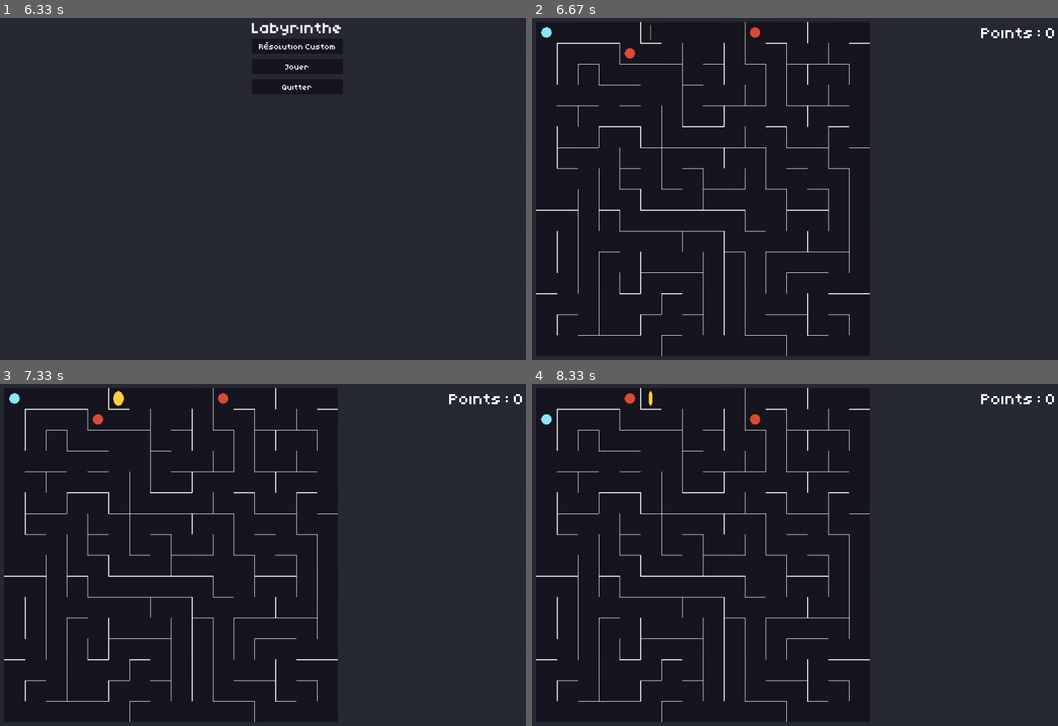
Above: before the commit, frames 1-4 (two rows, left to right).
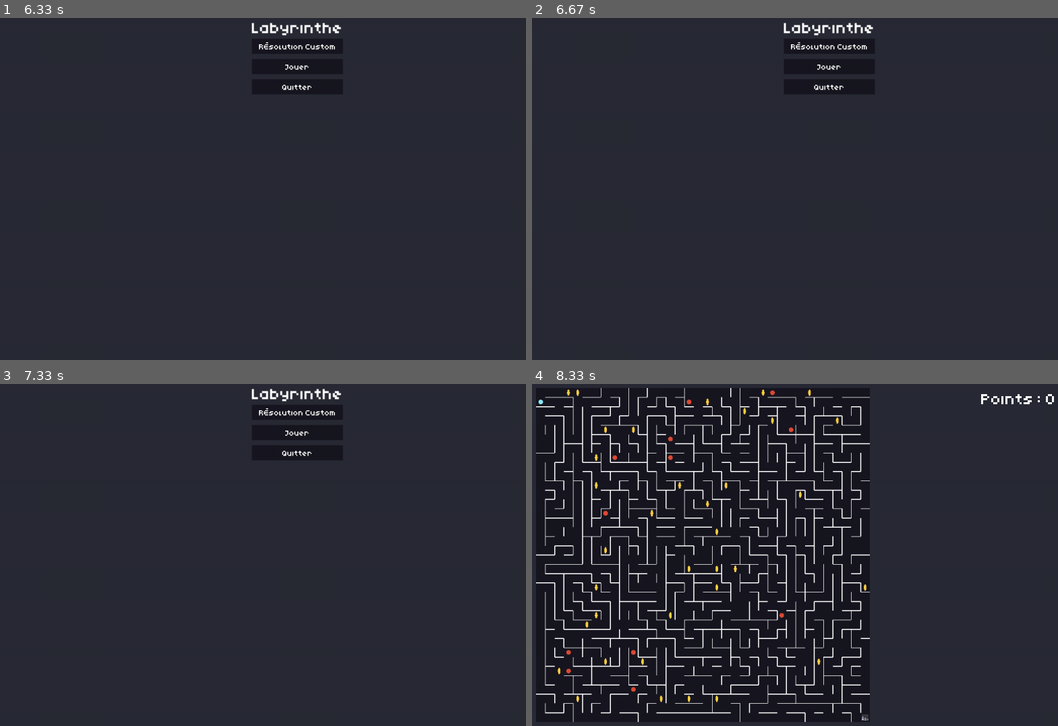
Above: after the commit, the same moments.

Repository: HerbeMalveillante/ProjetPeiP24
Game: pygame game, started from main.py
Two runs of this game, one before a commit and one after it. Both use one fixed random seed, a clock stepped at 60 frames per second and the inputs below.
Inputs (mouse positions are in pixels of both pictures, inside the frame that each line leads up to):
- Up to frame 1 (6.33 s): no input
- Up to frame 2 (6.67 s): click (842, 69) at 6.62 s
- Up to frame 3 (7.33 s): no input
- Up to frame 4 (8.33 s): hold Left 7.4-7.93 s; hold Down from 7.97 s (still down)

Frame 1 is identical in both runs. In frame 2, 3.5% of the frame differs, in the area x 0-100%, y 1-99%; in frame 3, 3.5%; in frame 4, 10%, in the area x 0-65%, y 1-99%.

Commit message:
bug résolution + boucle de jeux + escaliers

Diff:
--- a/character.py
+++ b/character.py
@@ -17,7 +17,13 @@
         self.has_changed = True
 
     def update(self):
-        pass
+
+        # check collisions with enemies
+
+        enemies = self.game.enemies
+        for enemy in enemies:
+            if self.pos == enemy.pos:
+                self.lose()
 
     def draw(self):
         # Draw a circle on a new surface and return it
--- a/constants.py
+++ b/constants.py
@@ -7,7 +7,8 @@
 
 BG_COLOR = (40, 42, 53)
 BUTTON_COLOR = (24, 23, 33)
-LABYRINTH_RESOLUTION = 60  # in pixels
+LABYRINTH_RESOLUTION = 120  # in pixels
+LINE_WIDTH = LABYRINTH_RESOLUTION // 10
 
 CHARACTER_COLOR = (139, 233, 253)
 POINTS_COLOR = (255, 209, 67)
--- a/game.py
+++ b/game.py
@@ -3,6 +3,7 @@
 from labyrinth import Labyrinth
 from character import Character, Point, Enemy
 from menufactory import MenuFactory, Text
+import random
 
 
 class Game(MenuFactory):
@@ -10,36 +11,85 @@
 
         super().__init__(parent)
 
-        self.labyrinth = Labyrinth(self, (16, 16), "dead-end-filling", "recursive-backtracking", 0.1)
-        while not self.labyrinth.generation_data["is_generated"]:
-            self.labyrinth.generate_step()
+        self.STAIRS_IMAGE = pygame.image.load("stairs.png").convert()
+        self.STAIRS_IMAGE = pygame.transform.scale(
+            self.STAIRS_IMAGE, (int(LABYRINTH_RESOLUTION * 0.7), int(LABYRINTH_RESOLUTION * 0.7))
+        )
 
         screen = pygame.display.get_surface()
 
         self.debug_text = Text(self, screen.get_width() - 300, 20, WHITE, "LoremIpsum")
         self.elements.add(self.debug_text)
 
-        self.character = Character(0, self.labyrinth, self)
+        self.level = 10
 
-        self.point_count = 0
+        self.load_level()
+
+    def load_level(self):
+        # On génère un nouveau labyrinthe (de taille différente éventuellement)
+        # On place les ennemis
+        # On place les points
+        # On place la sortie
+        # etc
+        self.labyrinth = Labyrinth(
+            self, (16 + self.level * 2, 16 + self.level * 2), "dead-end-filling", "recursive-backtracking", 0.1
+        )
+        while not self.labyrinth.generation_data["is_generated"]:
+            self.labyrinth.generate_step()
 
         self.lab_layer = self.labyrinth.get_image()
+
+        # Stairs
+        stairs_size = self.STAIRS_IMAGE.get_size()[0]
+        offset = (LABYRINTH_RESOLUTION - stairs_size) // 2
+        stairs_coordinates = self.labyrinth.id_to_coord(self.labyrinth.width * self.labyrinth.height - 1)
+        stairs_x = stairs_coordinates[0] * LABYRINTH_RESOLUTION + offset
+        stairs_y = stairs_coordinates[1] * LABYRINTH_RESOLUTION + offset
+        self.lab_layer.blit(self.STAIRS_IMAGE, (stairs_x, stairs_y))
+
         self.game_layer = pygame.Surface(
             (self.lab_layer.get_size()[0], self.lab_layer.get_size()[1]), pygame.SRCALPHA, 32
         )
 
+        self.point_count = 0
+
         self.points = []
         self.enemies = []
+        print("does it work until here?")
+        self.character = Character(0, self.labyrinth, self)
 
-        self.points.append(Point(5, self.labyrinth))
-        self.enemies.append(Enemy(10, self.labyrinth, self.character))
-        self.enemies.append(Enemy(20, self.labyrinth, self.character))
+        enemies_count = self.labyrinth.width * self.labyrinth.height // 100
+        for e in range(enemies_count):
+            position_valid = False
+            while not position_valid:
+                position = random.randint(0, self.labyrinth.width * self.labyrinth.height - 1)
+                if (
+                    position not in [e.pos for e in self.enemies]
+                    and self.labyrinth.MD(self.character.pos, position) > 10
+                ):
+                    position_valid = True
+            self.enemies.append(Enemy(position, self.labyrinth, self.character))
+        points_count = enemies_count * 3
+        for p in range(points_count):
+            position_valid = False
+            while not position_valid:
+                position = random.randint(1, self.labyrinth.width * self.labyrinth.height - 2)
+                if position not in [p.pos for p in self.points]:
+                    position_valid = True
+            self.points.append(Point(position, self.labyrinth))
+
+        # if self.level == 1:
+
+        #     self.points.append(Point(5, self.labyrinth))
+        #     self.enemies.append(Enemy(10, self.labyrinth, self.character))
+        #     self.enemies.append(Enemy(20, self.labyrinth, self.character))
 
     def update(self, clock):
 
         self.debug_text.update_text(f"Points : {self.point_count}")
         for e in self.enemies:
             e.update()
+        self.character.update()
         clock.tick(60)
 
     def draw(self):
@@ -51,6 +101,7 @@
         labyrinth_image = pygame.transform.scale(
             self.lab_layer, (int(ratio * self.lab_layer.get_size()[0]), displayable_height)
         )
+
         # On la dessine à l'écran
         self.parent.parent.screen.blit(labyrinth_image, (20, 20))
 
--- a/labyrinth.py
+++ b/labyrinth.py
@@ -1,7 +1,7 @@
 import pygame
 import time
 import random
-from constants import LABYRINTH_RESOLUTION, DRAW_CASE_NUMBERS, BUTTON_COLOR, font
+from constants import LABYRINTH_RESOLUTION, DRAW_CASE_NUMBERS, BUTTON_COLOR, LINE_WIDTH, font
 import math
 
 
@@ -345,7 +345,7 @@
                         case_1_coords[0] * LABYRINTH_RESOLUTION + LABYRINTH_RESOLUTION,
                         case_1_coords[1] * LABYRINTH_RESOLUTION + LABYRINTH_RESOLUTION,
                     ),
-                    2,
+                    LINE_WIDTH,
                 )
             elif orientation == "V":
                 pygame.draw.line(
@@ -359,7 +359,7 @@
                         case_1_coords[0] * LABYRINTH_RESOLUTION + LABYRINTH_RESOLUTION,
                         case_1_coords[1] * LABYRINTH_RESOLUTION + LABYRINTH_RESOLUTION,
                     ),
-                    2,
+                    LINE_WIDTH,
                 )
 
         # self.image.fblits(blit_sequence)
@@ -396,7 +396,7 @@
                         case_2_coords[0] * LABYRINTH_RESOLUTION + LABYRINTH_RESOLUTION // 2,
                         case_2_coords[1] * LABYRINTH_RESOLUTION + LABYRINTH_RESOLUTION // 2,
                     ),
-                    2,
+                    LINE_WIDTH,
                 )
 
             for case in banned:
@@ -407,6 +407,6 @@
                     coords[1] * LABYRINTH_RESOLUTION + LABYRINTH_RESOLUTION,
                 )
 
-                pygame.draw.line(self.pathfinding_layer, (255, 0, 0), top_right, bottom_left, 2)
+                pygame.draw.line(self.pathfinding_layer, (255, 0, 0), top_right, bottom_left, LINE_WIDTH)
 
         return self.pathfinding_layer
--- a/menu.py
+++ b/menu.py
@@ -92,7 +92,7 @@
     def __init__(self, parent):
         super().__init__(parent)
 
-        self.labyrinth = Labyrinth(self, (20, 20), "dead-end-filling", "recursive-backtracking", 0.1)
+        self.labyrinth = Labyrinth(self, (24, 24), "dead-end-filling", "recursive-backtracking", 0.1)
 
     def update(self, clock):
         clock.tick()
Binary file added: stairs.png
Not shown, changed: .DS_Store
